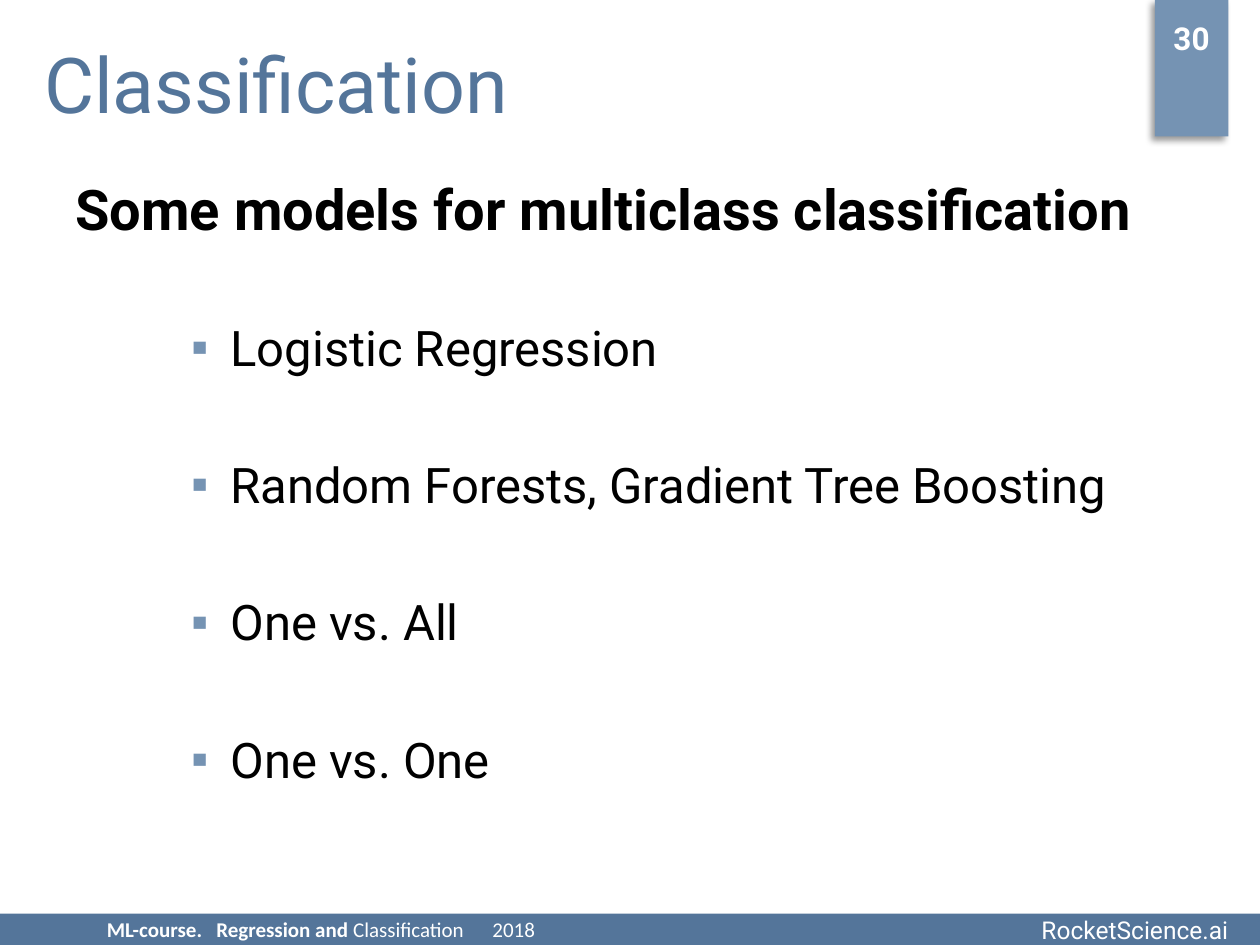
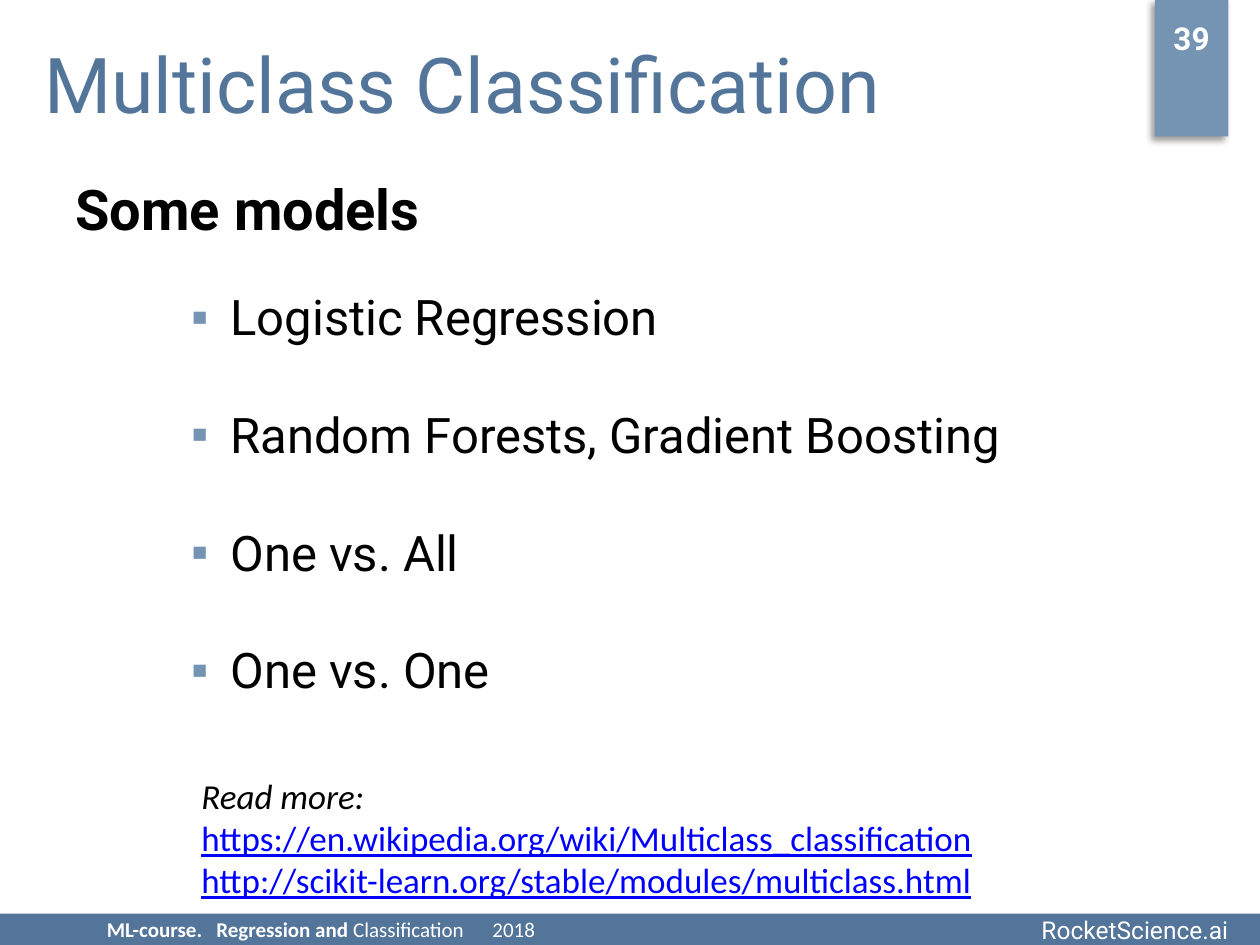
Before and after one commit to rjaffk/tensorby, a slide deck: slide 39 of lecture_2/presentation/lecture_2.pptx (slide 30 before the commit). Drawn at 1260x945 pixels with LibreOffice and Linux fonts; fonts in the diff are those of the drawing; background and template pictures are left out. Boxes give left, top, right and bottom in pixels: in the first picture for what was removed or moved away, otherwise in the second. Text is boxed around its words. In the diff, an @@ line names an element or a change of style, - is before the commit and + after.

```diff
--- a/lecture_2/presentation/lecture_2.pptx
+++ b/lecture_2/presentation/lecture_2.pptx
@@ text at (1173,27,1209,50): text changed @@
-30
+39
@@ title at (44,54,880,114): text changed @@
-Classification
+Multiclass Classification
@@ text at (75,188,420,231): text changed @@
-Some models for multiclass classification
+Some models
@@ text "Logistic Regression": place and size @@
-text "Logistic Regression" at (230,330,1106,779)
+text "Logistic Regression" at (230,299,1000,689)
@@ text at (230,416,1000,464): text changed @@
-  ▪ Random Forests, Gradient Tree Boosting
+  ▪ Random Forests, Gradient Boosting
@@ text added at (201,784,971,899), 20 pt, text #0000FF, underline @@
+Read more:
+https://en.wikipedia.org/wiki/Multiclass_classification
+http://scikit-learn.org/stable/modules/multiclass.html
```
Also in this commit, not shown: 10 other slides changed, 9 slides added, 6 other files.
